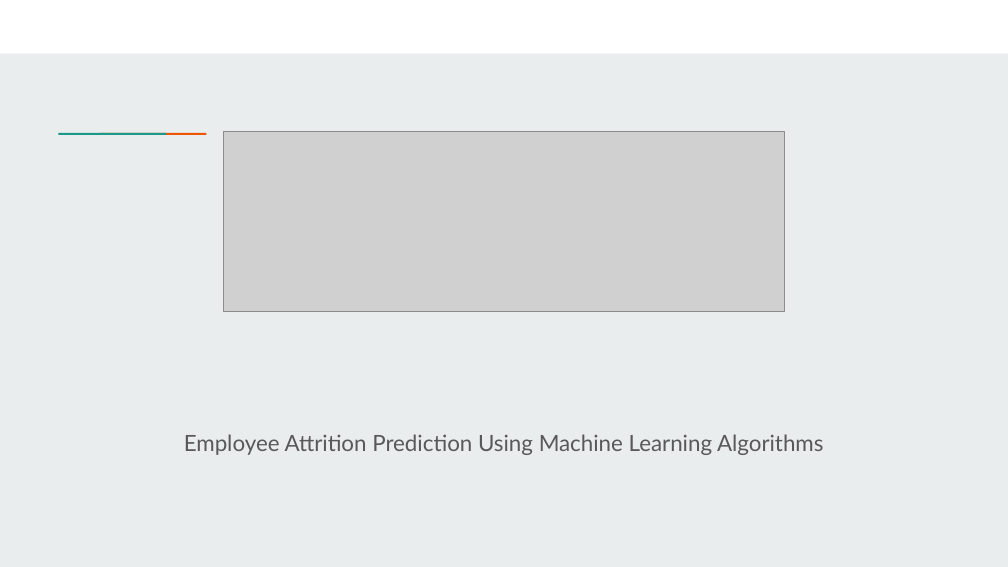
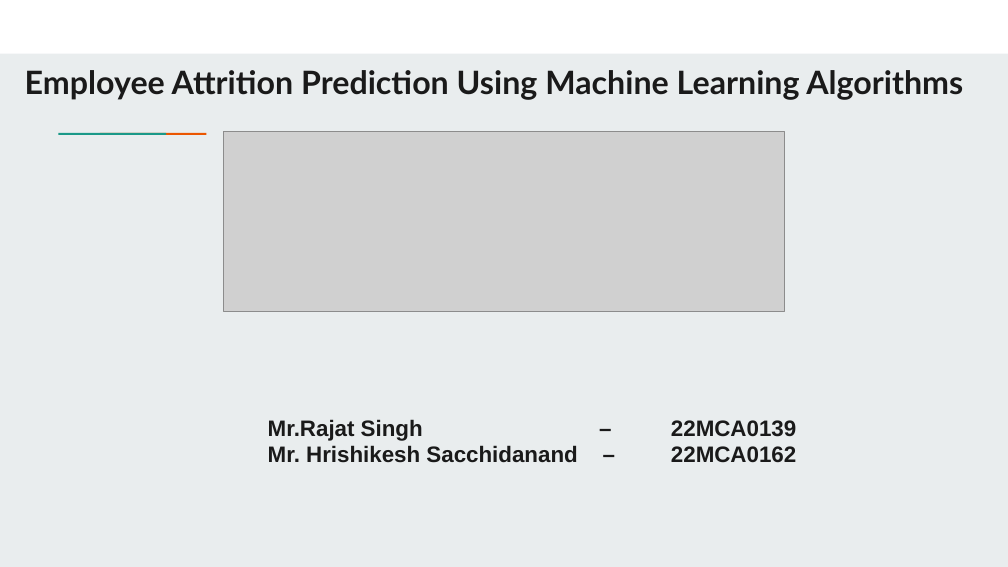
Before and after one commit to rajat-singh1999/MCA, a slide deck: slide 1 of references for set/code/review 1.pptx. Drawn at 1008x567 pixels with LibreOffice and Linux fonts; fonts in the diff are those of the drawing; grey boxes stand for pictures. Boxes give left, top, right and bottom in pixels: in the first picture for what was removed or moved away, otherwise in the second. Text is boxed around its words. In the diff, an @@ line names an element or a change of style, - is before the commit and + after.

```diff
--- a/references for set/code/review 1.pptx
+++ b/references for set/code/review 1.pptx
@@ subtitle "Employee Attrition Prediction Using Machine ...": place and size @@
-subtitle "Employee Attrition Prediction Using Machine ..." at box(184, 434, 823, 455)
+subtitle "Employee Attrition Prediction Using Machine ..." at box(25, 70, 963, 100)
@@ subtitle "Employee Attrition Prediction Using Machine ..." at box(25, 70, 963, 100): size 16 to 23 pt, text colour #595959 to #1A1A1A, bold on @@
@@ text added at box(268, 419, 796, 463), 16 pt, text #1A1A1A, bold @@
+Mr.Rajat Singh – 22MCA0139
+Mr. Hrishikesh Sacchidanand – 22MCA0162
```
Also in this commit, not shown: 6 other slides changed, 19 other files.
